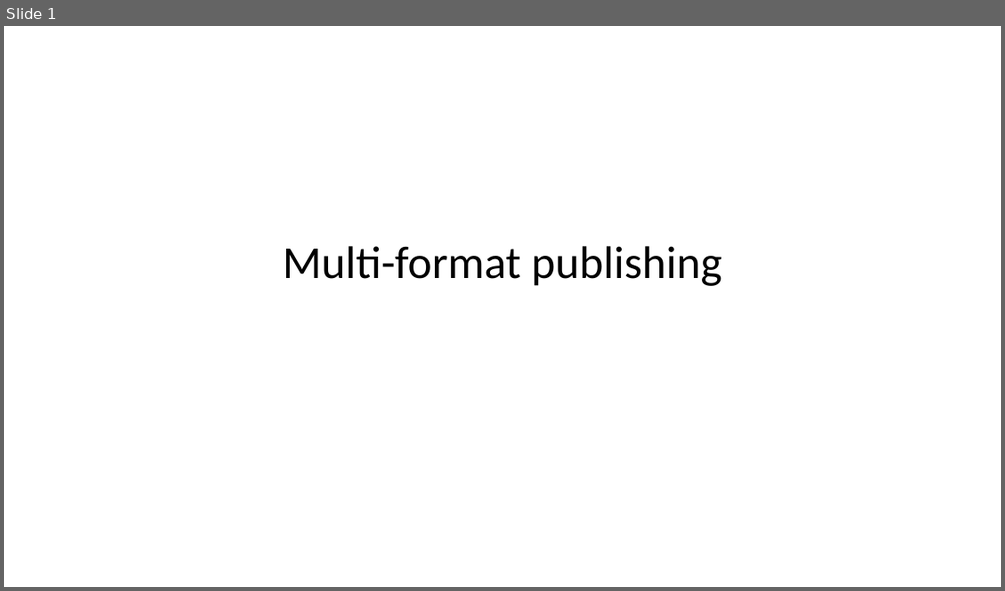
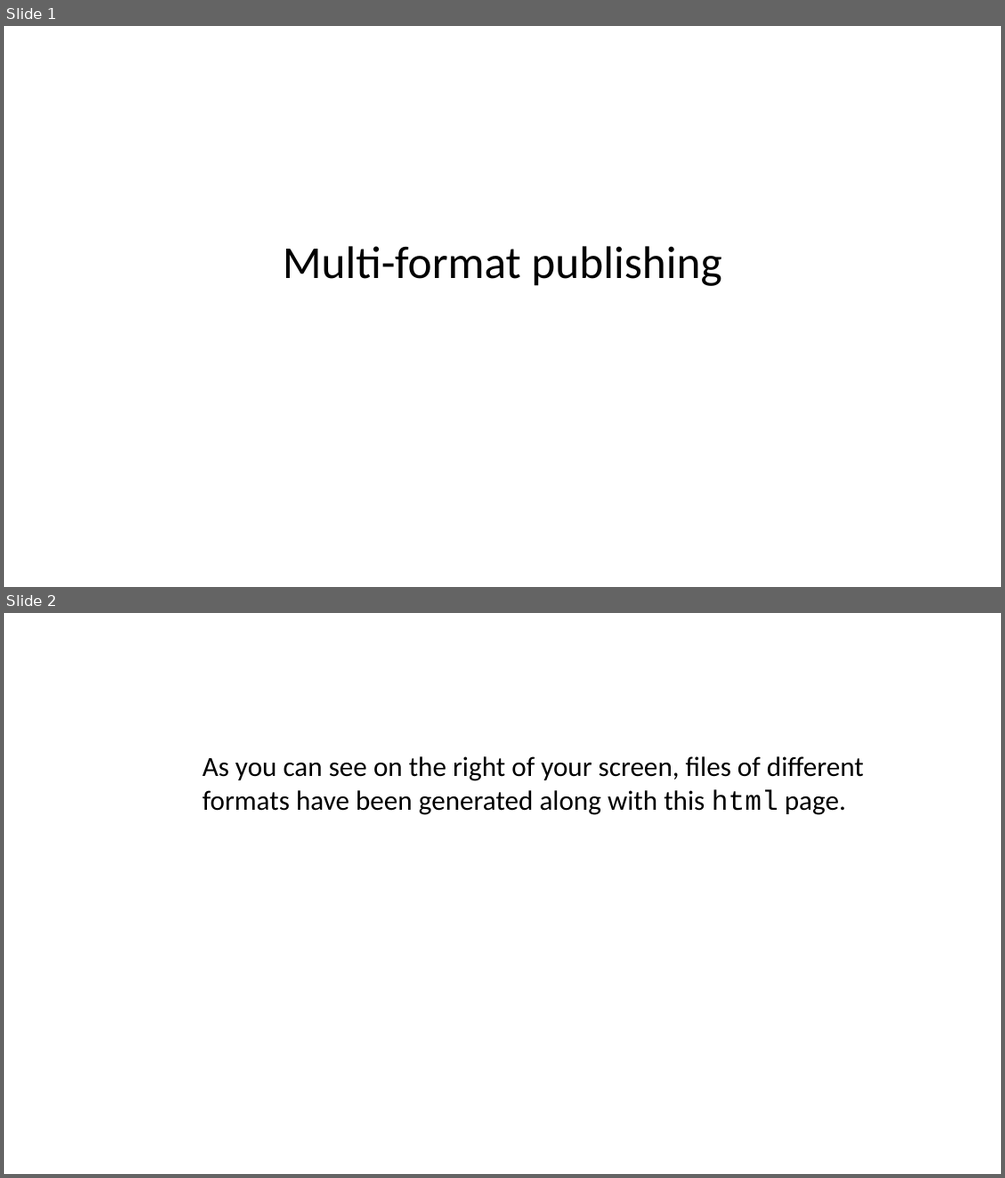
Before and after one commit to smart-edtech/template, a slide deck: multi-format.pptx. Shown one above the other, each under a label of ours: slide 1 before the commit, slides 1 and 2 after it. The pictures are 1005x591 and 1005x1178 pixels, drawn with LibreOffice and Linux fonts; fonts in the diff are those of the drawing. Boxes give left, top, right and bottom in pixels: in the first picture for what was removed or moved away, otherwise in the second. Text is boxed around its words. In the diff, an @@ line names an element or a change of style, - is before the commit and + after.

```diff
--- a/multi-format.pptx
+++ b/multi-format.pptx
@@ slide 2 added at [4, 613, 1001, 1174], background #FFFFFF @@
@@ text added at [202, 756, 864, 815], 20 pt, text #000000 @@
+As you can see on the right of your screen, files of different formats have been generated along with this html page.
```
Also in this commit, not shown: 1 slide changed, 1 slide removed, 8 other files.
